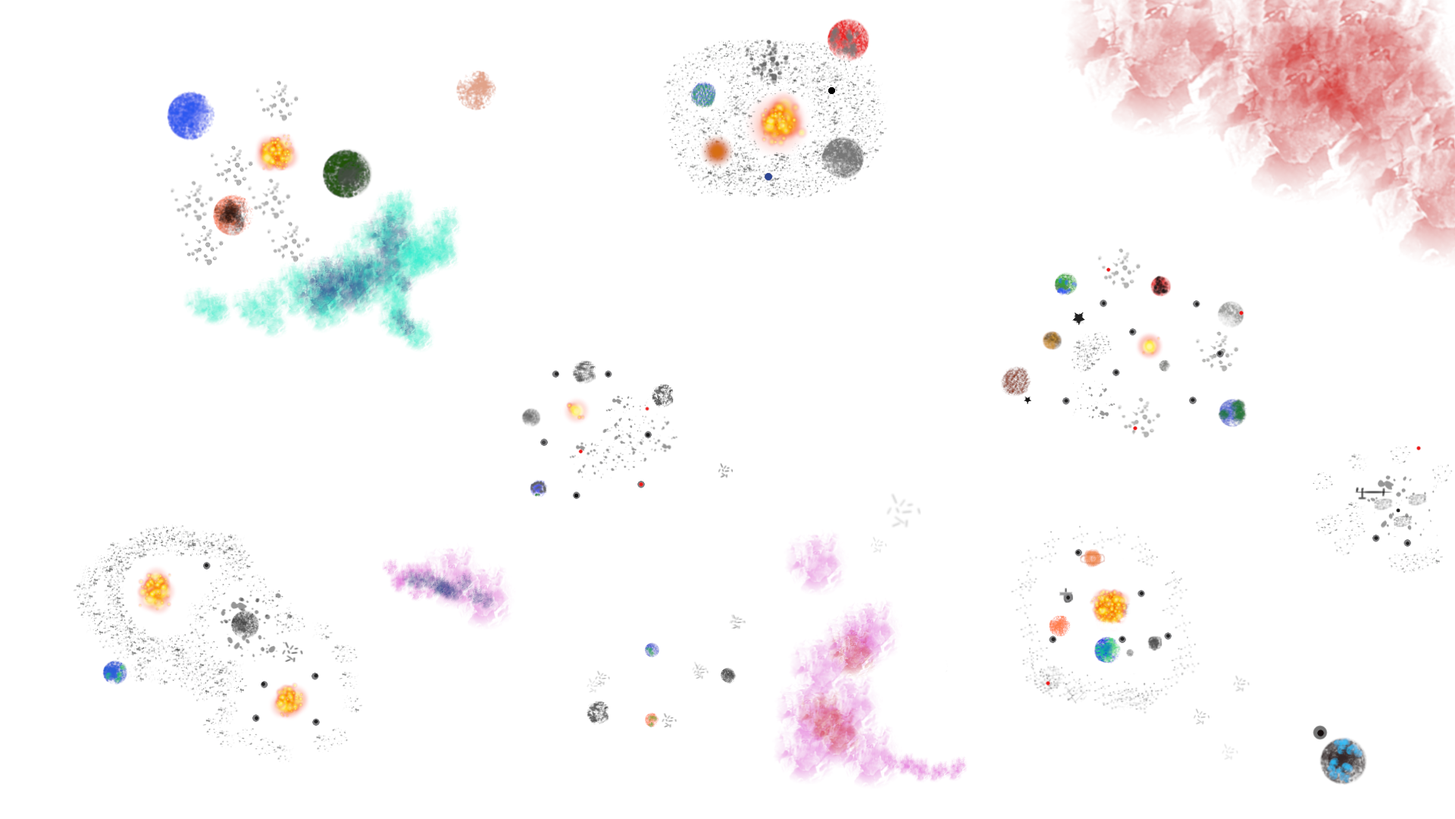
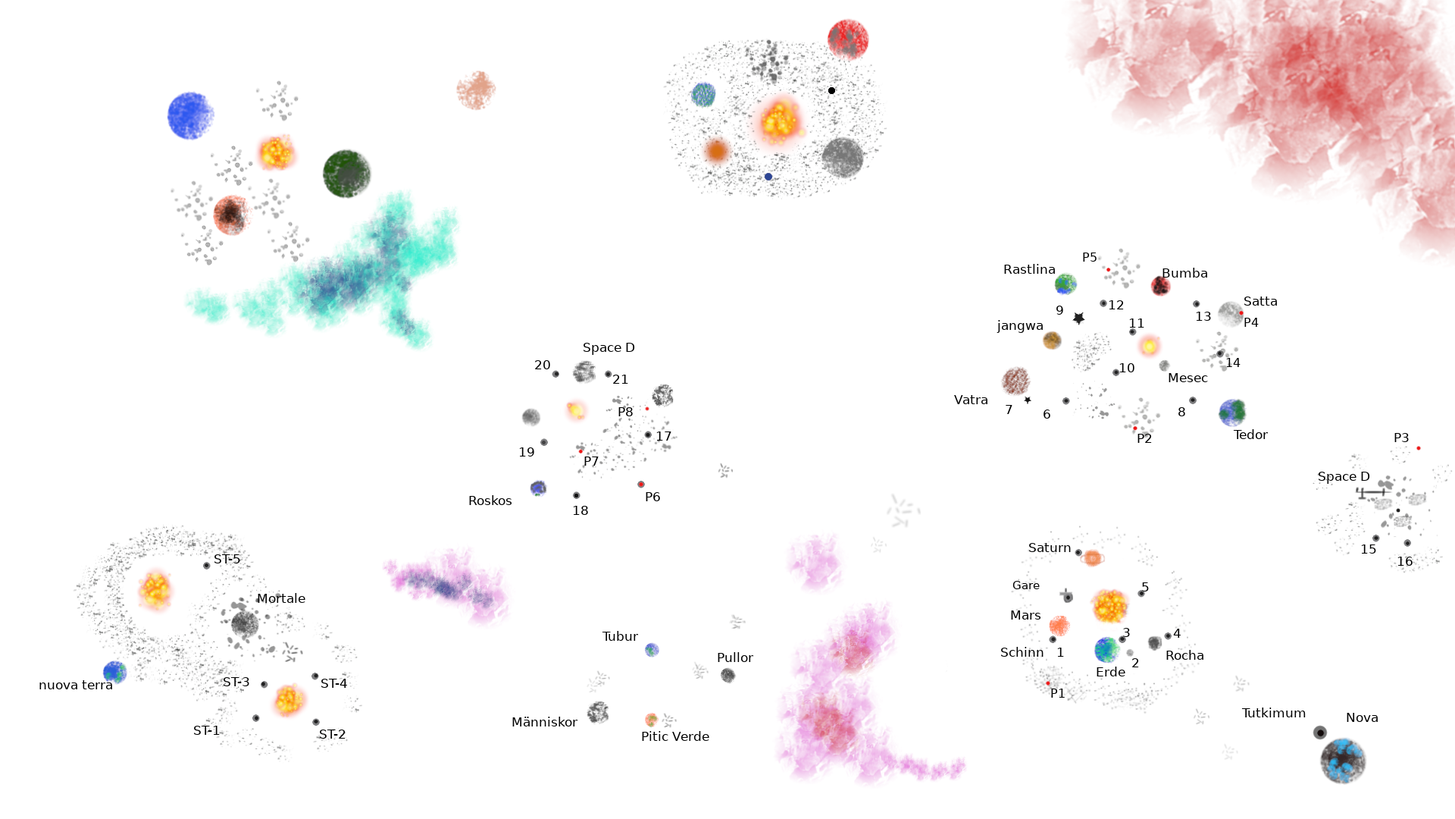
Two versions of the same layered image (1455 × 819). Layer-by-layer changes:
added layer "Space D #1" above "21" over [583, 342, 636, 355]
added layer "Roskos" above "Pullor" over [469, 494, 512, 505]
added layer "Pullor" above "Pitic Verde" over [717, 651, 754, 662]
added layer "Pitic Verde" above "Människor" over [642, 730, 710, 741]
added layer "Människor" above "ST-5 ..." over [512, 716, 578, 727]
added layer "ST-5 ..." above "ST-4" over [214, 554, 241, 564]
added layer "Mortale" above "nuova terra" over [257, 592, 306, 603]
added layer "nuova terra" above "Tubur" over [39, 679, 113, 690]
added layer "Tubur" above "Space D" over [601, 630, 639, 641]
added layer "Space D" above "Satta" over [1318, 471, 1371, 484]
added layer "Satta" above "Vatra" over [1244, 296, 1278, 306]
added layer "Vatra" above "jangwa" over [954, 394, 988, 405]
added layer "jangwa" above "Rastlina" over [996, 319, 1043, 333]
added layer "Rastlina" above "Mesec" over [1004, 263, 1056, 274]
added layer "Mesec" above "Bumba" over [1168, 372, 1209, 383]
added layer "Bumba" above "Tedor" over [1162, 267, 1208, 278]
added layer "Tedor" above "Rocha" over [1233, 429, 1269, 439]
added layer "Rocha" above "Gare" over [1166, 649, 1204, 660]
added layer "Schinn" above "Tutkimum" over [1001, 646, 1044, 657]
added layer "Tutkimum" above "Nova" over [1241, 707, 1307, 718]
added layer "Nova" above "Saturn" over [1346, 712, 1379, 722]
added layer "Saturn" above "Mars" over [1029, 542, 1072, 552]
added layer "Mars" above "Erde" over [1011, 610, 1041, 620]
added layer "Erde" above "Hintergrund" over [1096, 666, 1126, 677]
…and 34 more changes (34 added)
